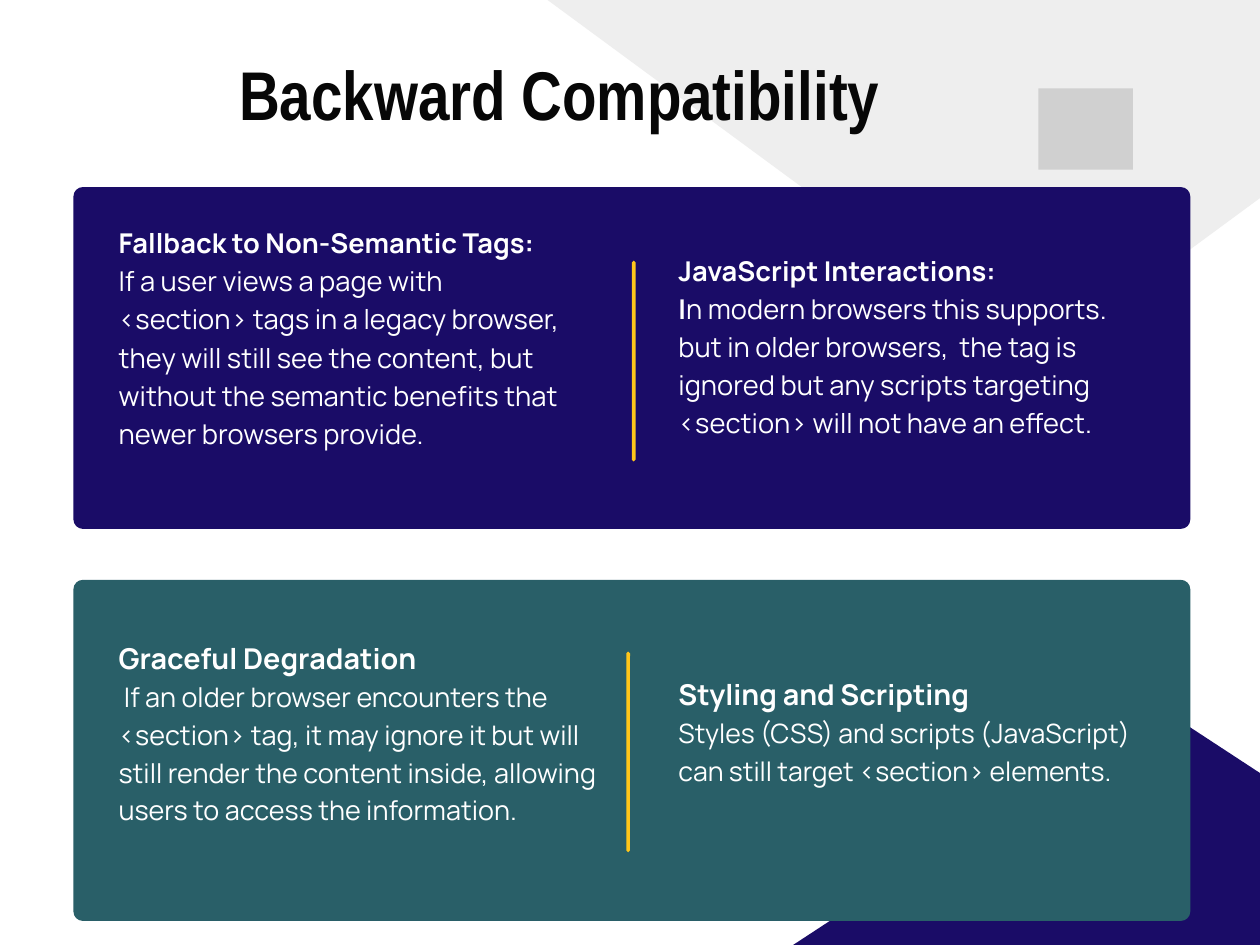
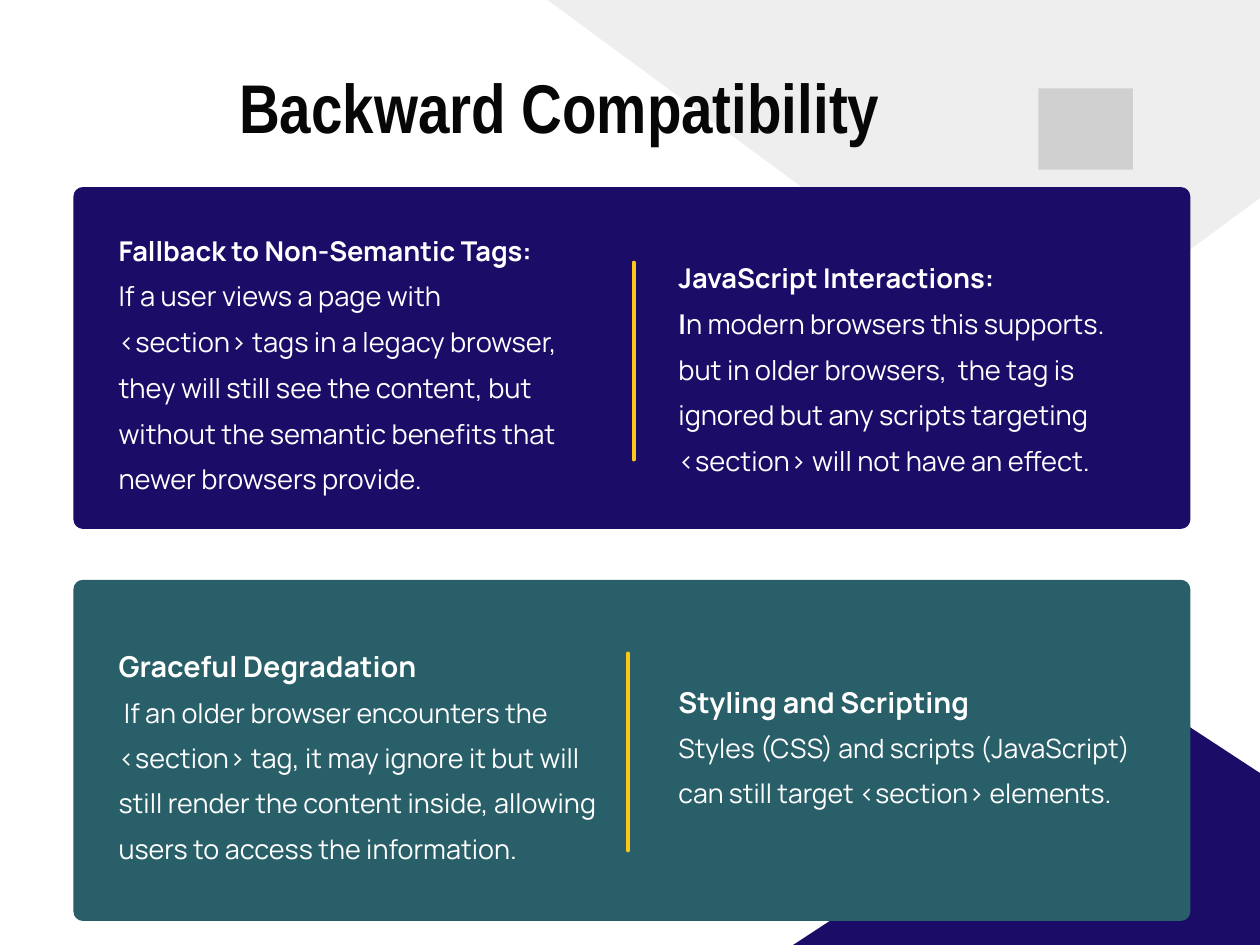
Before and after one commit to CodeWithIsmail/Web-Tech-CSE-502, a slide deck: slide 7 of 1421_1433_SectionTag.pptx. Drawn at 1260x945 pixels with LibreOffice and Linux fonts; fonts in the diff are those of the drawing; grey boxes stand for pictures. Boxes give left, top, right and bottom in pixels: in the first picture for what was removed or moved away, otherwise in the second. Text is boxed around its words. In the diff, an @@ line names an element or a change of style, - is before the commit and + after.

```diff
--- a/1421_1433_SectionTag.pptx
+++ b/1421_1433_SectionTag.pptx
@@ text "Backward Compatibility" at <box>239,83,880,146</box>: line spacing 42pt to 1 @@
@@ text "Fallback to Non-Semantic Tags:" at <box>119,241,556,496</box>: line spacing 23.3pt to 1.4 @@
@@ text "JavaScript Interactions:" at <box>678,268,1105,472</box>: line spacing 23.3pt to 1.4 @@
@@ text "Graceful Degradation" at <box>119,656,596,860</box>: line spacing 24.5pt to 1.4; line spacing 23pt to 1.4 @@
@@ text "Styling and Scripting" at <box>678,692,1130,810</box>: line spacing 22.8pt to 1.3; line spacing 22.8pt to 1.4 @@
```
Also in this commit, not shown: 7 other slides changed, 17 other files.
